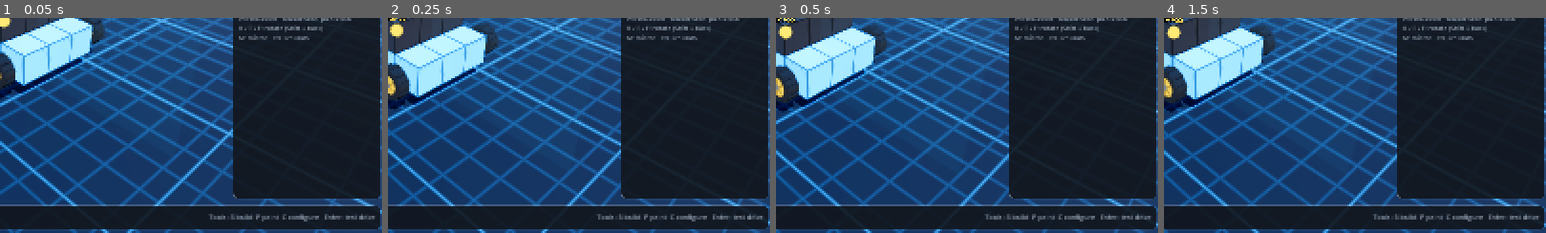
Above: before the commit, frames 1-4 (left to right).
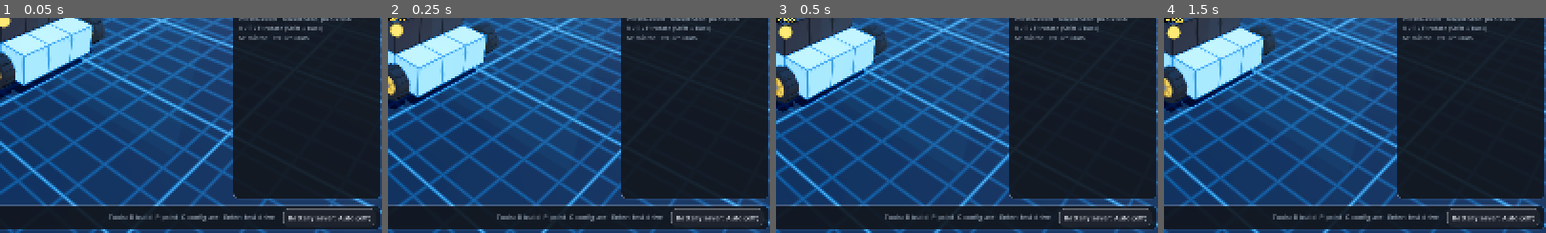
Above: after the commit, the same moments.

Repository: SubToFeralsloth11/build-and-blast
Game: Godot game, scene res://main.tscn
Same seed, same stepped clock (60 frames per second), same inputs: the game is played once before the commit and once after it.
Inputs:
- Up to frame 1 (0.05 s): no input
- Up to frame 2 (0.25 s): no input
- Up to frame 3 (0.5 s): no input
- Up to frame 4 (1.5 s): click "Structure" at 0.5 s; click "Wheels" at 1.25 s
The pictures show only the part of the screen within x 50-100%, y 50-100%; the shares and areas given below are measured in that part.

The runs differ from the first frame. In frame 1, 1.4% of the frame differs, in the area x 28-98%, y 88-97%; in frame 2, 1.4%; in frame 3, 1.4%; in frame 4, 1.4%.

Commit message:
Cut battery use: 60 FPS cap, idle/background throttling and battery saver

Diff:
--- a/project.godot
+++ b/project.godot
@@ -15,6 +15,7 @@
 Sfx="*res://scripts/sfx.gd"
 Fx="*res://scripts/fx.gd"
 Designs="*res://scripts/designs.gd"
+Power="*res://scripts/power.gd"
 
 [display]
 
--- a/scripts/builder.gd
+++ b/scripts/builder.gd
@@ -29,7 +29,10 @@
 
 var _ghost: Node3D
 var _ghost_m: Node3D
-var _ghost_key := ""
+var _ghost_id := ""
+var _ghost_rot := -1
+var _ghost_ok := -1
+var _ghost_m_ok := -1
 var _hover_box: Node3D
 var _sel_box: Node3D
 var _mirror_plane: MeshInstance3D
@@ -386,14 +389,14 @@
 
 func rotate_block(axis: Vector3, steps := 1) -> void:
 	rot = Blocks.rotate_index(rot, axis, steps)
-	_ghost_key = ""
+	_ghost_id = ""
 	Sfx.play("click", null, -10.0)
 
 
 func set_block(id: String) -> void:
 	block_id = id
 	rot = 0
-	_ghost_key = ""
+	_ghost_id = ""
 	if tool != "build":
 		tool = "build"
 	_select(null)
@@ -481,7 +484,7 @@
 							if b.id != "seat":
 								block_id = b.id
 								rot = b.r
-								_ghost_key = ""
+								_ghost_id = ""
 								tool = "build"
 								changed.emit()
 								message.emit("Picked %s" % Blocks.defs[b.id].name)
@@ -584,24 +587,32 @@
 	var target := Vector3i.ZERO
 	if show_ghost:
 		target = _hover_cell + _hover_normal
-	var key := "%s_%d" % [block_id, rot]
-	if key != _ghost_key:
-		_ghost_key = key
+	if block_id != _ghost_id or rot != _ghost_rot:
+		_ghost_id = block_id
+		_ghost_rot = rot
 		for g in [_ghost, _ghost_m]:
 			if g:
 				g.queue_free()
 		_ghost = _make_ghost(rot)
 		_ghost_m = _make_ghost(Blocks.mirror_index(rot))
+		_ghost_ok = -1
+		_ghost_m_ok = -1
 	var ok := show_ghost and _can_place(target, block_id)
 	_ghost.visible = show_ghost
 	if show_ghost:
 		_ghost.position = Vector3(target)
-		Blocks.ghostify(_ghost, ok)
+		# Re-tinting walks the whole ghost; only do it when the colour changes.
+		if int(ok) != _ghost_ok:
+			_ghost_ok = int(ok)
+			Blocks.ghostify(_ghost, ok)
 	var mc := _mirror_cell(target)
 	_ghost_m.visible = show_ghost and mirror and mc != target
 	if _ghost_m.visible:
 		_ghost_m.position = Vector3(mc)
-		Blocks.ghostify(_ghost_m, _can_place(mc, block_id))
+		var mok := _can_place(mc, block_id)
+		if int(mok) != _ghost_m_ok:
+			_ghost_m_ok = int(mok)
+			Blocks.ghostify(_ghost_m, mok)
 	_hover_box.visible = _hover_cell != null and tool != "build"
 	if _hover_box.visible:
 		_hover_box.position = Vector3(_hover_cell)
--- a/scripts/builder_ui.gd
+++ b/scripts/builder_ui.gd
@@ -451,6 +451,9 @@
 	h.add_child(sp)
 	_hint = UI.label("", 14, UI.MUTED)
 	h.add_child(_hint)
+	var power_btn := UI.button(Power.label(), Power.cycle, "Auto turns it on while unplugged: lower 3D resolution, smaller shadows")
+	Power.changed.connect(func(): power_btn.text = Power.label())
+	h.add_child(power_btn)
 	_toast = UI.label("", 22, Color.WHITE)
 	_toast.set_anchors_and_offsets_preset(Control.PRESET_CENTER_TOP)
 	_toast.offset_top = 86
--- a/scripts/hud.gd
+++ b/scripts/hud.gd
@@ -179,6 +179,9 @@
 	_enemy_btn.toggle_mode = true
 	_enemy_btn.button_pressed = true
 	v.add_child(_enemy_btn)
+	var power_btn := UI.button(Power.label(), Power.cycle, "Auto turns it on while unplugged: lower 3D resolution, smaller shadows")
+	Power.changed.connect(func(): power_btn.text = Power.label())
+	v.add_child(power_btn)
 	v.add_child(UI.accent_button("Back to garage", func(): garage.emit(), UI.ACCENT))
 	v.add_child(UI.button("Quit game", func(): get_tree().quit()))
 	_pause.visible = false
--- a/scripts/main.gd
+++ b/scripts/main.gd
@@ -142,6 +142,7 @@
 	bui.visible = true
 	hud.visible = false
 	Controls.enabled = false
+	Power.interactive = false
 	Input.mouse_mode = Input.MOUSE_MODE_VISIBLE
 	env.fog_enabled = false
 
@@ -166,6 +167,7 @@
 	_spawn_vehicle()
 	Input.mouse_mode = Input.MOUSE_MODE_CAPTURED
 	Controls.enabled = true
+	Power.interactive = true
 	hud.toast("%s - %s" % [design.name, World.SPAWNS[loc].name], Color("#ffd23f"))
 
 
@@ -231,6 +233,7 @@
 	hud.set_paused(on)
 	Input.mouse_mode = Input.MOUSE_MODE_VISIBLE if on else Input.MOUSE_MODE_CAPTURED
 	Controls.enabled = not on
+	Power.interactive = not on
 
 
 func _flip() -> void:
@@ -246,6 +249,12 @@
 
 
 # ---------------------------------------------------------------- input
+
+func _notification(what: int) -> void:
+	# Leaving the window pauses the test drive, so physics and effects stop too.
+	if what == NOTIFICATION_APPLICATION_FOCUS_OUT and mode == "test" and not paused:
+		_set_paused(true)
+
 
 func _unhandled_input(e: InputEvent) -> void:
 	if mode == "build":
--- /dev/null
+++ b/scripts/power.gd
@@ -0,0 +1,172 @@
+extends Node
+## Battery use: frame-rate limits and the battery saver.
+##
+## - Caps the game at 60 FPS. High-refresh screens (120 Hz MacBooks) would
+##   otherwise draw twice as many frames for no gameplay benefit.
+## - In the garage and the pause menu, drops to IDLE_FPS after IDLE_AFTER
+##   seconds without input. Any input brings back the full rate.
+## - While the window is unfocused, runs at BACKGROUND_FPS.
+## - Battery saver (Auto turns it on while unplugged) renders the 3D view at a
+##   lower resolution with FSR upscaling, halves the shadow map and turns off
+##   MSAA. The UI stays sharp and the frame rate stays at 60.
+
+signal changed
+
+const ACTIVE_FPS := 60
+const IDLE_FPS := 20
+const BACKGROUND_FPS := 8
+const IDLE_AFTER := 1.5
+const BATTERY_POLL := 30.0
+const SETTINGS := "user://settings.cfg"
+const MODES := ["auto", "on", "off"]
+const MODE_NAMES := {"auto": "Auto", "on": "On", "off": "Off"}
+
+var mode := "auto"
+var on_battery := false
+## True while gameplay needs every frame (test drive, not paused).
+var interactive := false
+
+var _enabled := true
+var _focused := true
+var _idle_t := 0.0
+var _poll_t := 0.0
+var _polling := false
+var _shadow_size := 4096
+var _msaa := Viewport.MSAA_2X
+
+
+func _ready() -> void:
+	process_mode = Node.PROCESS_MODE_ALWAYS
+	_shadow_size = ProjectSettings.get_setting("rendering/lights_and_shadows/directional_shadow/size", 4096)
+	_msaa = ProjectSettings.get_setting("rendering/anti_aliasing/quality/msaa_3d", Viewport.MSAA_2X)
+	var args := OS.get_cmdline_user_args()
+	# The headless sim harness must run as fast as possible.
+	if DisplayServer.get_name() == "headless" or "--simtest" in args or "--shots" in args:
+		_enabled = false
+		set_process(false)
+		set_process_input(false)
+		return
+	var cfg := ConfigFile.new()
+	if cfg.load(SETTINGS) == OK:
+		var m: String = cfg.get_value("power", "battery_saver", "auto")
+		if m in MODES:
+			mode = m
+	Engine.max_fps = ACTIVE_FPS
+	_apply_saver()
+
+
+func _input(_e: InputEvent) -> void:
+	_idle_t = 0.0
+
+
+func _notification(what: int) -> void:
+	match what:
+		NOTIFICATION_APPLICATION_FOCUS_OUT:
+			_focused = false
+		NOTIFICATION_APPLICATION_FOCUS_IN:
+			_focused = true
+			_idle_t = 0.0
+
+
+func _process(delta: float) -> void:
+	_poll_t -= delta
+	if _poll_t <= 0.0:
+		_poll_t = BATTERY_POLL
+		_poll_battery()
+	_idle_t += delta
+	var fps := ACTIVE_FPS
+	if not _focused:
+		fps = BACKGROUND_FPS
+	elif not interactive and _idle_t > IDLE_AFTER:
+		fps = IDLE_FPS
+	if Engine.max_fps != fps:
+		Engine.max_fps = fps
+
+
+func saver_active() -> bool:
+	return mode == "on" or (mode == "auto" and on_battery)
+
+
+func label() -> String:
+	var t := "Battery saver: %s" % MODE_NAMES[mode]
+	if mode == "auto":
+		t += " (%s)" % ("on" if on_battery else "off")
+	return t
+
+
+## Steps Auto -> On -> Off and saves the choice.
+func cycle() -> void:
+	mode = MODES[(MODES.find(mode) + 1) % MODES.size()]
+	var cfg := ConfigFile.new()
+	cfg.load(SETTINGS)
+	cfg.set_value("power", "battery_saver", mode)
+	cfg.save(SETTINGS)
+	_apply_saver()
+	changed.emit()
+
+
+func _apply_saver() -> void:
+	if not _enabled:
+		return
+	var on := saver_active()
+	var vp := get_tree().root
+	if on:
+		# Retina screens render 4x the pixels; draw 3D at logical resolution there.
+		vp.scaling_3d_mode = Viewport.SCALING_3D_MODE_FSR
+		vp.scaling_3d_scale = 0.5 if DisplayServer.screen_get_scale() >= 2.0 else 0.75
+		vp.msaa_3d = Viewport.MSAA_DISABLED
+		RenderingServer.directional_shadow_atlas_set_size(mini(_shadow_size, 2048), true)
+	else:
+		vp.scaling_3d_mode = Viewport.SCALING_3D_MODE_BILINEAR
+		vp.scaling_3d_scale = 1.0
+		vp.msaa_3d = _msaa
+		RenderingServer.directional_shadow_atlas_set_size(_shadow_size, true)
+
+
+# ---------------------------------------------------------------- battery
+
+func _poll_battery() -> void:
+	if _polling:
+		return
+	match OS.get_name():
+		"macOS":
+			# pmset spawns a process; keep it off the main thread so frames never hitch.
+			_polling = true
+			WorkerThreadPool.add_task(_poll_macos)
+		"Linux":
+			_set_battery(_linux_on_battery())
+
+
+func _poll_macos() -> void:
+	var out := []
+	var on := false
+	if OS.execute("pmset", ["-g", "batt"], out) == 0 and not out.is_empty():
+		on = "Battery Power" in str(out[0])
+	_finish_poll.call_deferred(on)
+
+
+func _finish_poll(on: bool) -> void:
+	_polling = false
+	_set_battery(on)
+
+
+func _linux_on_battery() -> bool:
+	var base := "/sys/class/power_supply"
+	var found_ac := false
+	for d in DirAccess.get_directories_at(base):
+		var t := FileAccess.get_file_as_string("%s/%s/type" % [base, d]).strip_edges()
+		if t == "Mains":
+			found_ac = true
+			if FileAccess.get_file_as_string("%s/%s/online" % [base, d]).strip_edges() == "1":
+				return false
+	return found_ac
+
+
+func _set_battery(on: bool) -> void:
+	if on == on_battery:
+		return
+	var was := saver_active()
+	on_battery = on
+	if saver_active() != was:
+		_apply_saver()
+	changed.emit()
Not shown, added: scripts/power.gd.uid
